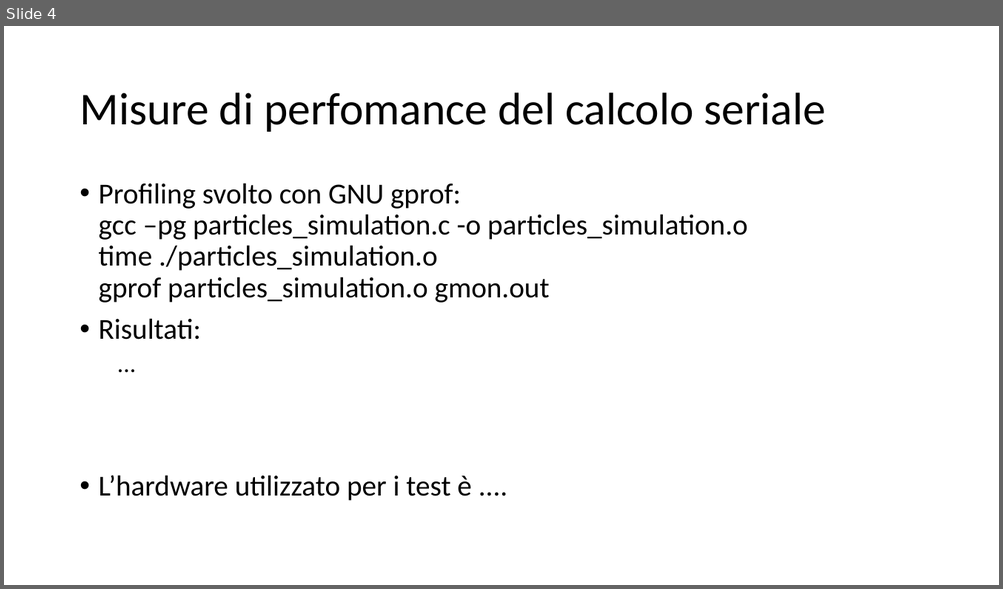
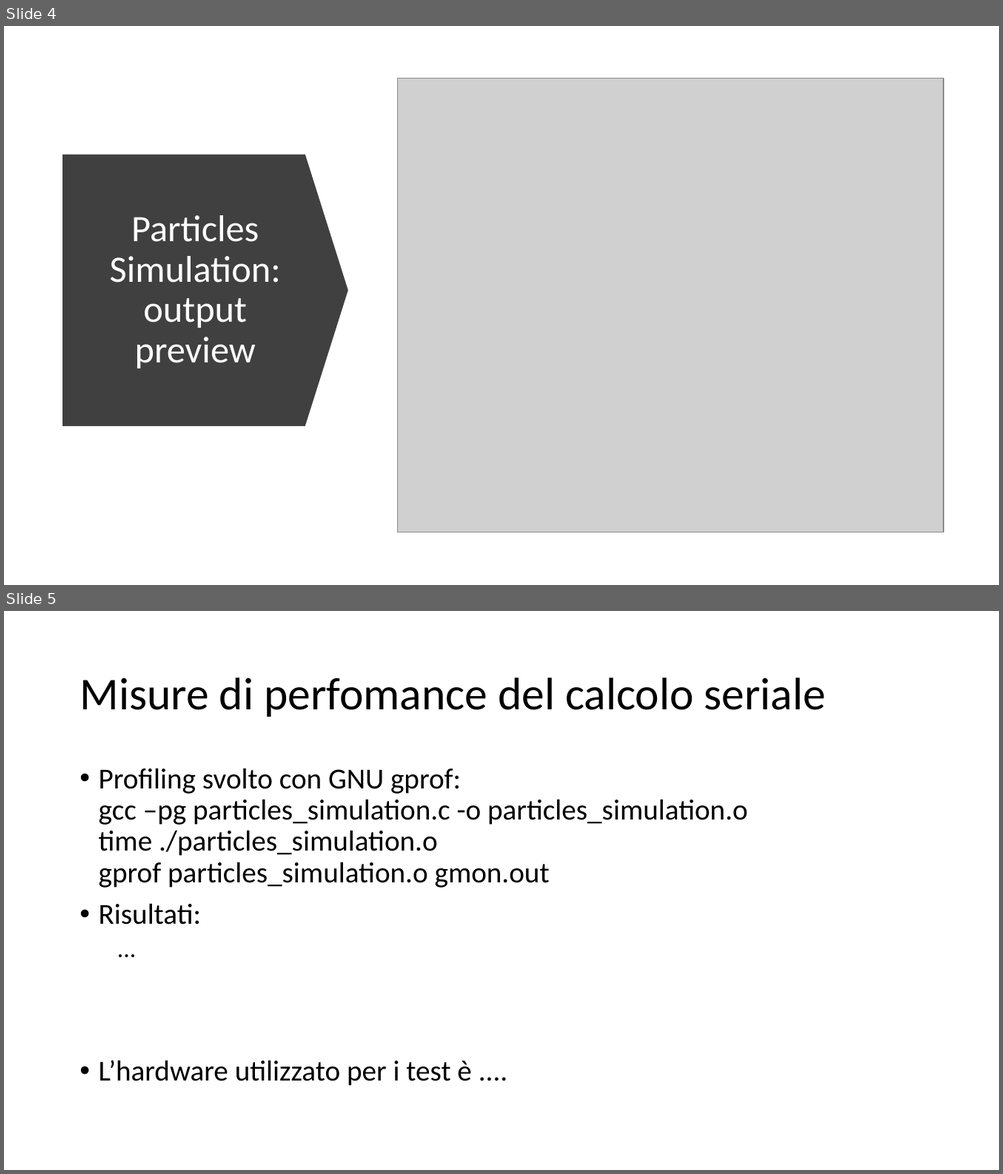
Before and after one commit to piepor/particles-simulation-parallel, a slide deck: presentazione/presentazione.pptx. Shown one above the other, each under a label of ours: slide 4 before the commit, slides 4 and 5 after it. The pictures are 1003x589 and 1003x1174 pixels, drawn with LibreOffice and Linux fonts; fonts in the diff are those of the drawing; grey boxes stand for pictures. Boxes give left, top, right and bottom in pixels: in the first picture for what was removed or moved away, otherwise in the second. Text is boxed around its words. In the diff, an @@ line names an element or a change of style, - is before the commit and + after.

```diff
--- a/presentazione/presentazione.pptx
+++ b/presentazione/presentazione.pptx
@@ slide 4 added at bbox=[4, 26, 999, 585], background #FFFFFF @@
@@ picture added at bbox=[397, 79, 943, 533] @@
@@ down arrow added at bbox=[63, 154, 349, 426], fill #404040 @@
@@ title added at bbox=[110, 215, 281, 369], 36 pt, text #FFFFFF @@
+Particles Simulation: output preview
@@ what was slide 4 is now slide 5 @@
```
Also in this commit, not shown: 1 slide changed, 9 other slides added, 3 slides removed, 1 other file.
